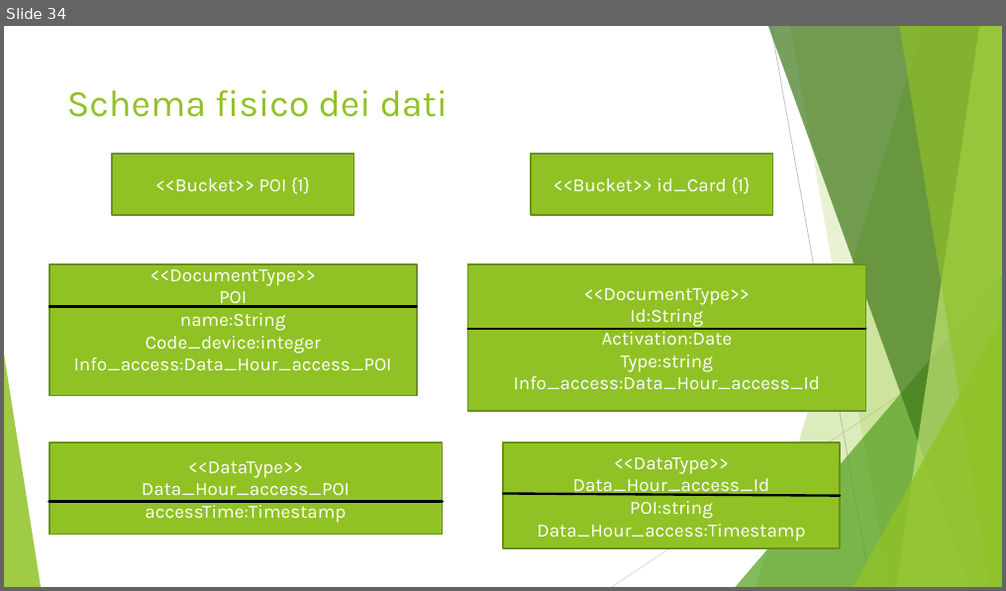
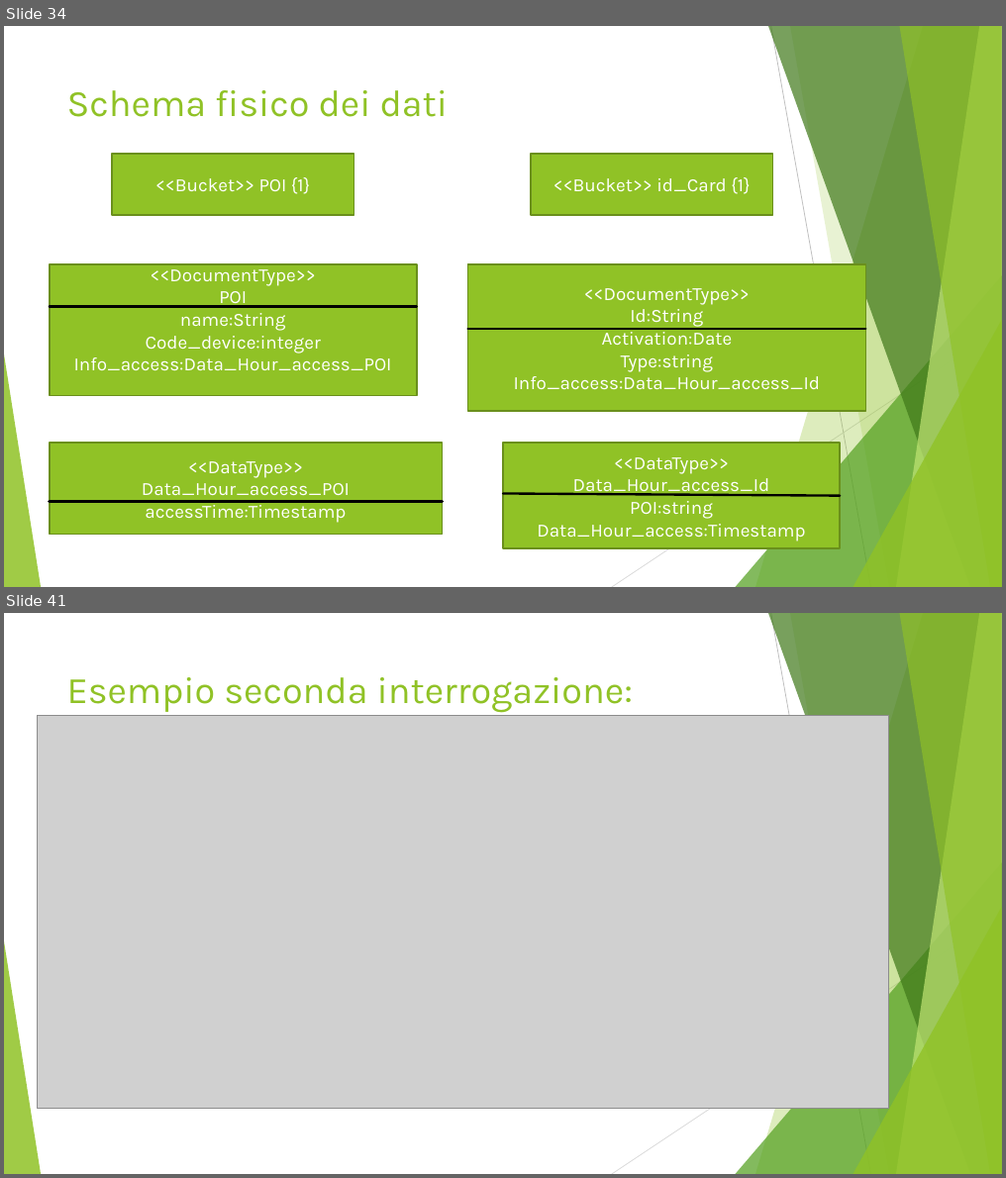
Before and after one commit to Buzzolan/VeronaCardMongoDB, a slide deck: Presentazione_progetto.pptx. Shown one above the other, each under a label of ours: slide 34 before the commit, slides 34 and 41 after it; the slides between them are not shown. The pictures are 1006x591 and 1006x1178 pixels, drawn with LibreOffice and Linux fonts; fonts in the diff are those of the drawing; grey boxes stand for pictures. Boxes give left, top, right and bottom in pixels: in the first picture for what was removed or moved away, otherwise in the second. Text is boxed around its words. In the diff, an @@ line names an element or a change of style, - is before the commit and + after.

```diff
--- a/Presentazione_progetto.pptx
+++ b/Presentazione_progetto.pptx
@@ slide 41 added at box(4, 613, 1002, 1174), background #FFFFFF; not listed: 10 template elements that a slide beside it also shows @@
@@ title added at box(67, 677, 633, 713), 36 pt, text #90C226 @@
+Esempio seconda interrogazione:
@@ picture added at box(38, 716, 889, 1109) @@
```
Also in this commit, not shown: 1 slide changed, 8 other slides added, 10 other files.
